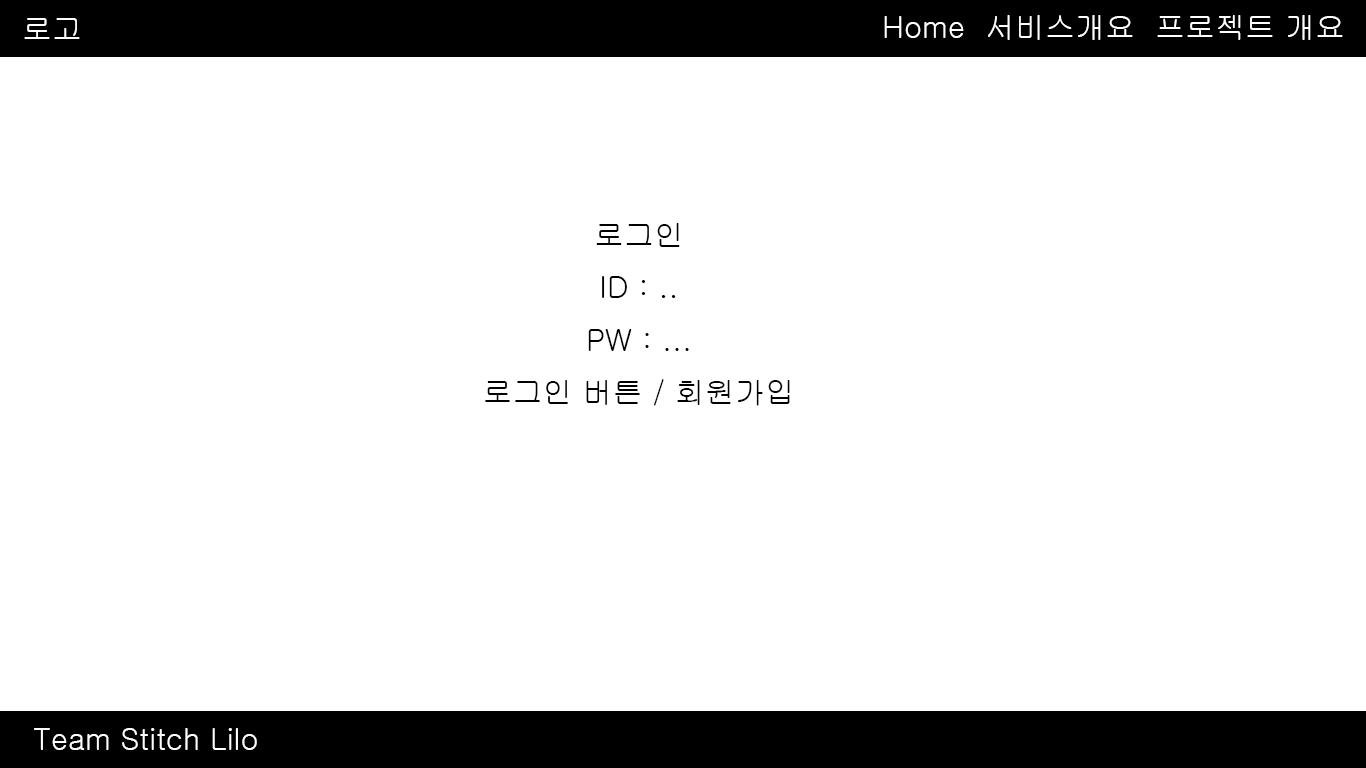
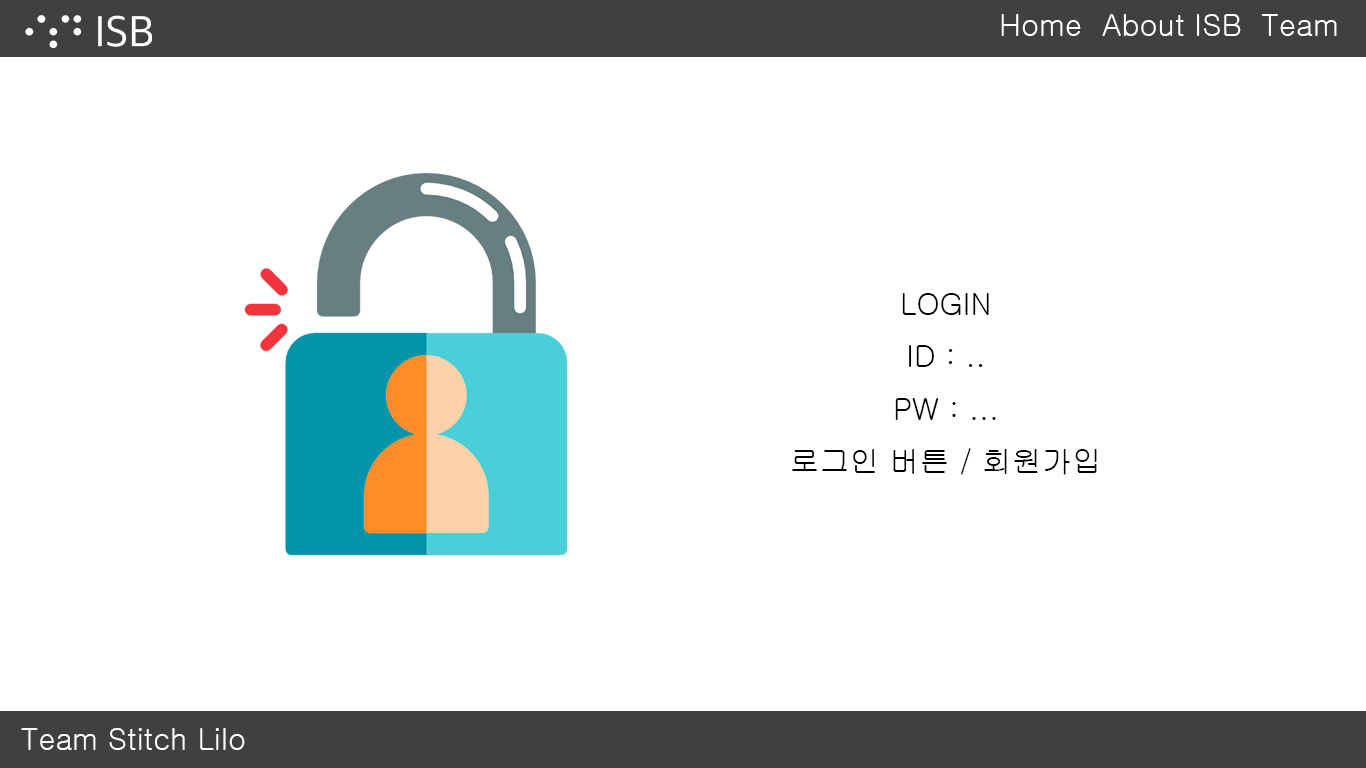
Revision of a layered 1366 x 768 image; what changed, layer by layer:
added layer "login" in group "대지 1" over left=244, top=173, right=568, bottom=555
renamed "로그인 ID : .. PW : ... 로그인 버튼 / 회원가입" to "LOGIN ID : .. PW : ... 로그인 버튼 / 회원가입", painted on it over left=485, top=223, right=1097, bottom=475
renamed "Home 서비스개요 프로젝트 개요" to "Home About ISB Team", painted on it over left=884, top=14, right=1343, bottom=40
painted on "로고" over left=24, top=15, right=152, bottom=48
renamed "레이어 3" to "헤더", opacity 100% → 75% over left=0, top=0, right=1366, bottom=57
moved "Team Stitch Lilo" above "푸터", painted on it over left=21, top=728, right=257, bottom=750
renamed "레이어 4" to "푸터", opacity 100% → 75%, moved it below "Team Stitch Lilo" over left=0, top=711, right=1366, bottom=768
